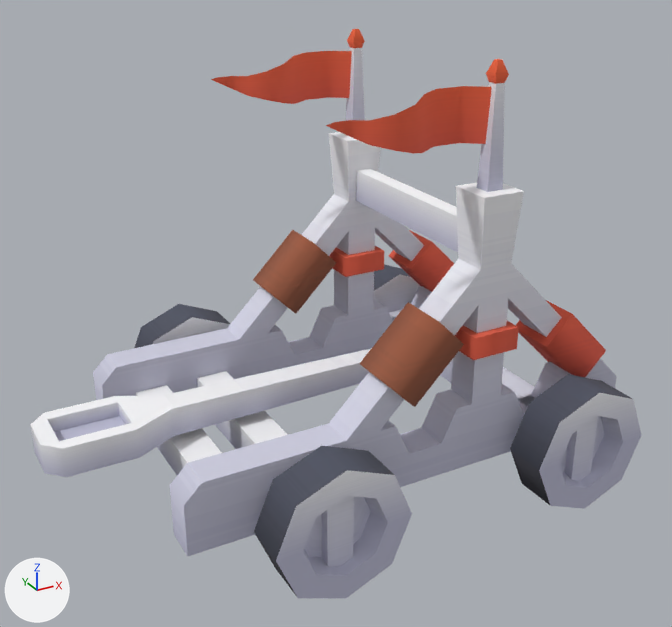
The glTF model kenney_castle-kit/Models/siege-catapult.glb: old version first, new version second.
One viewpoint serves both versions: a camera (50 mm lens) standing at (-1.34, -2.32, 1.55) and looking at (-0.06, 0.02, 0.38). The lights are fixed; the arrows at lower left show +X, +Y and +Z. Where no turn or scale is listed for an object, it has been applied to the vertices.

Names of what the first picture shows: 'catapult', 'siege-catapult', 'wheel', 'wheel.001', 'wheel.002', 'wheel.003'.
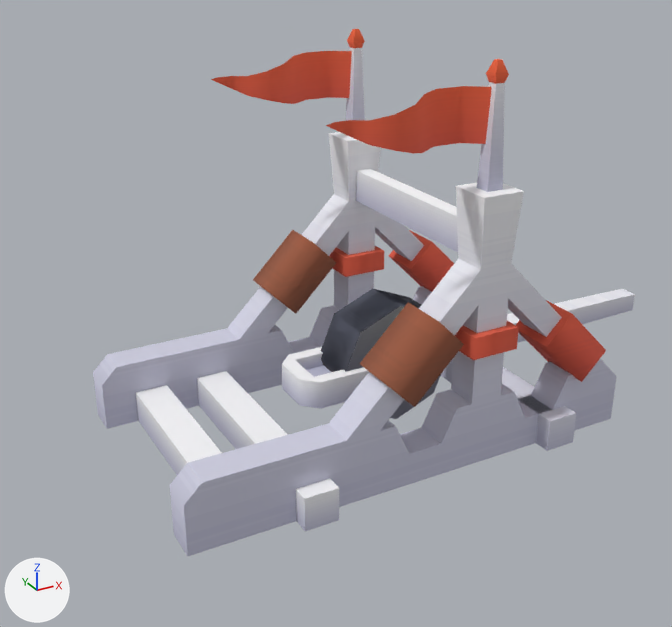
The newer file is also rescaled (x3.0), turned or shifted as a whole; pictures and numbers use the older file's frame.

Location of each change, (x1, y1, x2, y2) in pixels of the pictures (672 x 627 px):
'wheel.002', deleted
    before: (254, 446, 412, 598)
'catapult', deleted
    before: (30, 348, 372, 477)
'wheel.003', deleted
    before: (510, 374, 641, 509)
'siege-catapult.001', added
    after: (282, 289, 635, 409)
'wheel', deleted
    before: (134, 304, 230, 348)
'siege-catapult.002', added
    after: (323, 292, 441, 419)
'siege-catapult.003', added
    after: (326, 292, 441, 419)
'wheel.001', deleted
    before: (374, 264, 421, 312)
'siege-catapult.005', added
    after: (321, 288, 421, 371)
'siege-catapult.004', added
    after: (321, 289, 421, 367)

The change, as a list of edits to the scene's bpy script:
```text
Add me_wheel_005:
    me_wheel_005.from_pydata(...)  # 44 vertices, 78 faces; spans x -0.201..0.201, y -0.05..0.084, z 0.0..0.403
    me_wheel_005.materials.append(mat_colormap)  # picture img_colormap
Add me_wheel_004:
    me_wheel_004.from_pydata(...)  # 44 vertices, 78 faces; spans x -0.201..0.201, y -0.05..0.084, z 0.0..0.403
    me_wheel_004.materials.append(mat_colormap)  # picture img_colormap
Add me_wheel_003_1:
    me_wheel_003_1.from_pydata(...)  # 44 vertices, 78 faces; spans x -0.201..0.201, y -0.084..0.05, z 0.0..0.403
    me_wheel_003_1.materials.append(mat_colormap)  # picture img_colormap
Add me_wheel_002_1:
    me_wheel_002_1.from_pydata(...)  # 44 vertices, 78 faces; spans x -0.201..0.201, y -0.084..0.05, z 0.0..0.403
    me_wheel_002_1.materials.append(mat_colormap)  # picture img_colormap
Add me_catapult_1:
    me_catapult_1.from_pydata(...)  # 28 vertices, 52 faces; spans x -0.343..1.077, y -0.109..0.109, z 0.132..0.222
    me_catapult_1.materials.append(mat_colormap)  # picture img_colormap
Remove ob_catapult:
    ob_catapult = bpy.data.objects.new('catapult', me_catapult)
    ob_catapult.location = (0.419, 0.0, 0.177)
Remove ob_wheel:
    ob_wheel = bpy.data.objects.new('wheel', me_wheel)
    ob_wheel.location = (-0.367, 0.538, 0.052)
Remove ob_wheel_001:
    ob_wheel_001 = bpy.data.objects.new('wheel.001', me_wheel_001)
    ob_wheel_001.location = (0.472, 0.538, 0.052)
Remove ob_wheel_002:
    ob_wheel_002 = bpy.data.objects.new('wheel.002', me_wheel_002)
    ob_wheel_002.location = (-0.367, -0.538, 0.052)
Remove ob_wheel_003:
    ob_wheel_003 = bpy.data.objects.new('wheel.003', me_wheel_003)
    ob_wheel_003.location = (0.472, -0.538, 0.052)
Add ob_siege_catapult_005:
    ob_siege_catapult_005 = bpy.data.objects.new('siege-catapult.005', me_wheel_005)
    ob_siege_catapult_005.location = (0.117, 0.001, 0.0)
Add ob_siege_catapult_004:
    ob_siege_catapult_004 = bpy.data.objects.new('siege-catapult.004', me_wheel_004)
    ob_siege_catapult_004.location = (0.117, 0.001, 0.0)
Add ob_siege_catapult_003:
    ob_siege_catapult_003 = bpy.data.objects.new('siege-catapult.003', me_wheel_003_1)
    ob_siege_catapult_003.location = (0.117, 0.001, 0.0)
Add ob_siege_catapult_002:
    ob_siege_catapult_002 = bpy.data.objects.new('siege-catapult.002', me_wheel_002_1)
    ob_siege_catapult_002.location = (0.117, 0.001, 0.0)
Add ob_siege_catapult_001:
    ob_siege_catapult_001 = bpy.data.objects.new('siege-catapult.001', me_catapult_1)
    ob_siege_catapult_001.location = (0.117, 0.001, 0.0)
```
